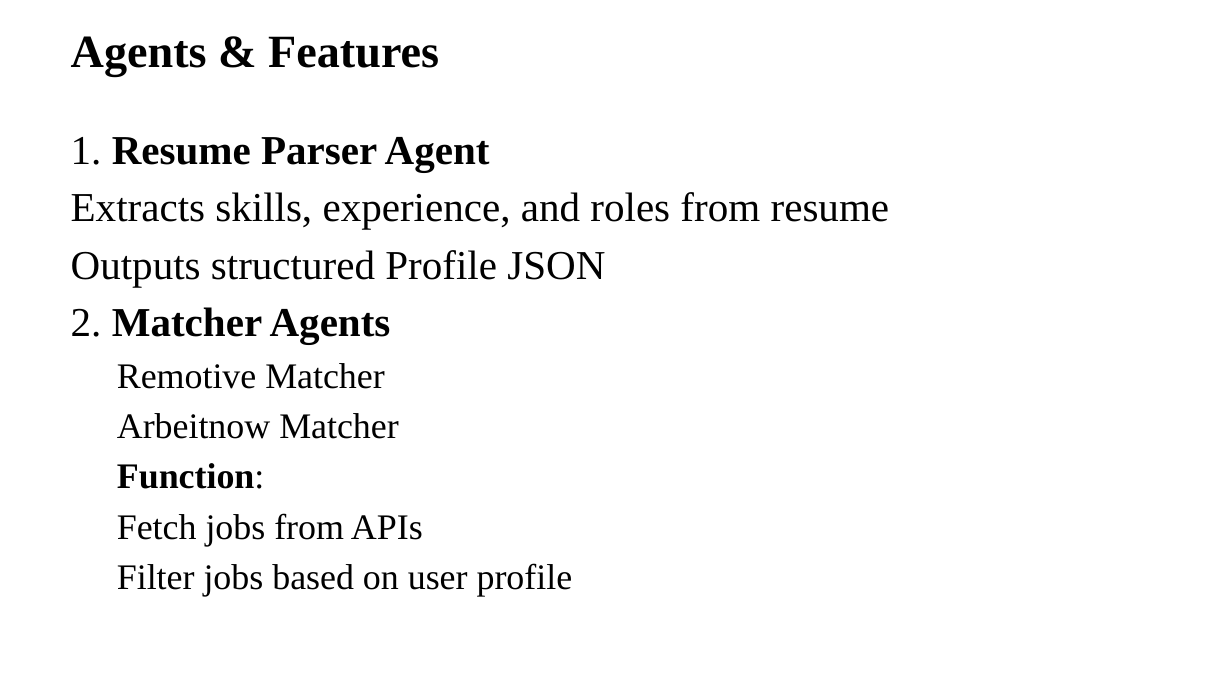
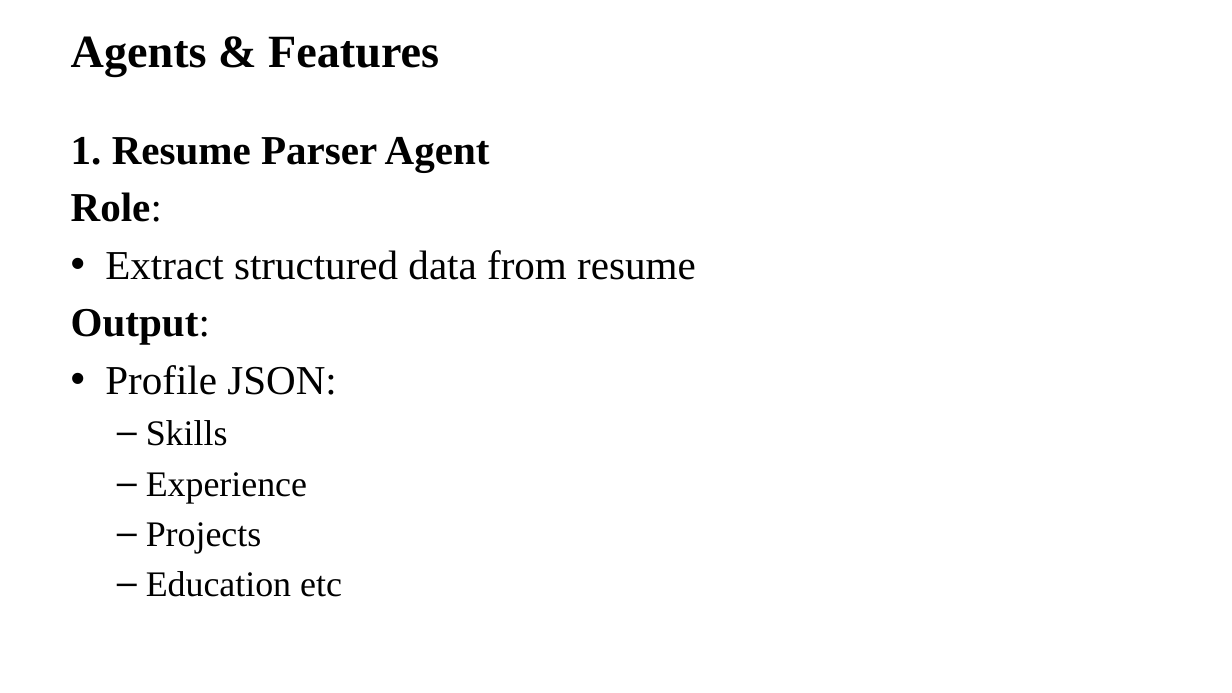
Before and after one commit to AMS-JR/ai-career-assistant, a slide deck: slide 10 of docs/presentation.pptx. Drawn at 1232x693 pixels with LibreOffice and Linux fonts; fonts in the diff are those of the drawing; background and template pictures are left out. Boxes give left, top, right and bottom in pixels: in the first picture for what was removed or moved away, otherwise in the second. Text is boxed around its words. In the diff, an @@ line names an element or a change of style, - is before the commit and + after.

```diff
--- a/docs/presentation.pptx
+++ b/docs/presentation.pptx
@@ text at (71,137,490,172): bold on in "1." @@
@@ text at (71,192,696,597): text changed @@
-Extracts skills, experience, and roles from resume
-Outputs structured Profile JSON
-2. Matcher Agents
-  Remotive Matcher
-  Arbeitnow Matcher
-  Function:
-  Fetch jobs from APIs
-  Filter jobs based on user profile
+Role:
+• Extract structured data from resume
+Output:
+• Profile JSON:
+  – Skills
+  – Experience
+  – Projects
+  – Education etc
```
Also in this commit, not shown: 13 other slides changed, 14 slides added, 8 other files.
